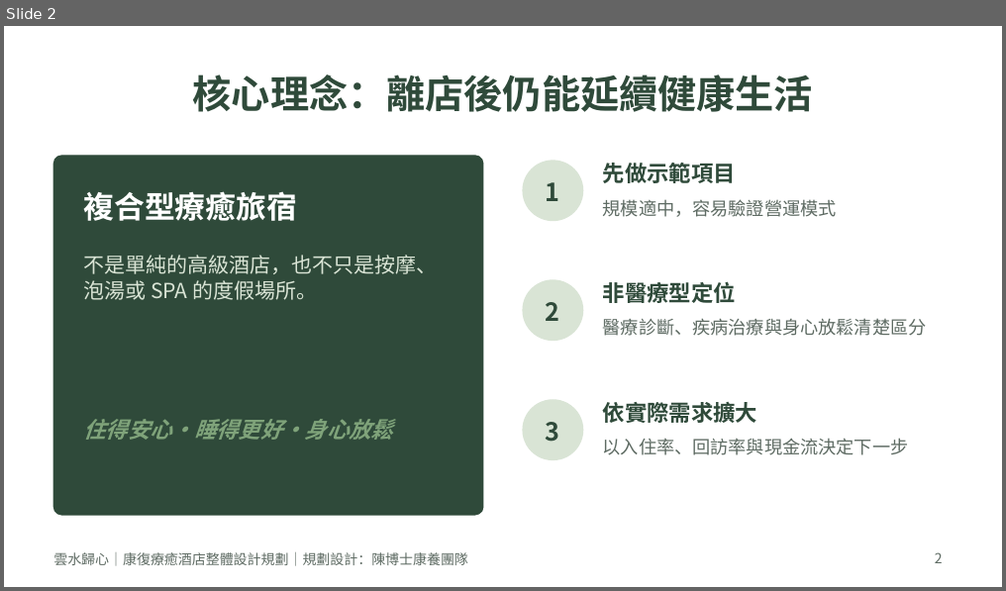
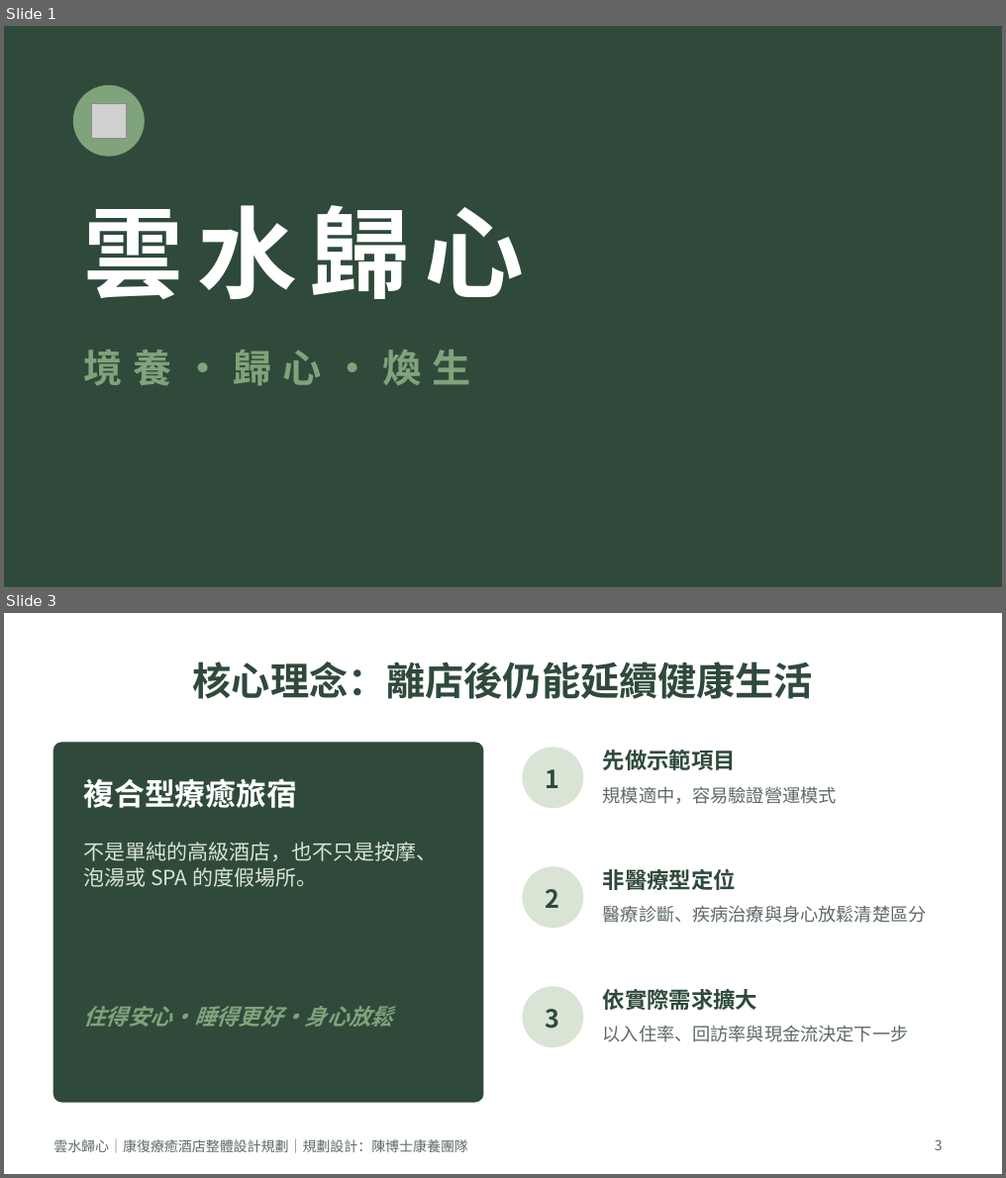
Before and after one commit to yes039/yes039, a slide deck: 雲水歸心_康復療癒酒店整體設計規劃.pptx. Shown one above the other, each under a label of ours: slide 2 before the commit, slides 1 and 3 after it; the slides between them are not shown. The pictures are 1006x591 and 1006x1178 pixels, drawn with LibreOffice and Linux fonts; fonts in the diff are those of the drawing; grey boxes stand for pictures. Boxes give left, top, right and bottom in pixels: in the first picture for what was removed or moved away, otherwise in the second. Text is boxed around its words. In the diff, an @@ line names an element or a change of style, - is before the commit and + after.

```diff
--- a/雲水歸心_康復療癒酒店整體設計規劃.pptx
+++ b/雲水歸心_康復療癒酒店整體設計規劃.pptx
@@ slide 1 added at (4, 26, 1002, 587), background #2F4A3A @@
@@ ellipse added at (74, 85, 144, 156), fill #7FA37A, outline #7FA37A 1 pt @@
@@ picture added at (92, 104, 127, 139) @@
@@ title added at (83, 205, 524, 299), 72 pt, text #FFFFFF, bold @@
+雲水歸心
@@ text added at (83, 349, 470, 386), 28 pt, text #7FA37A, bold @@
+境養・歸心・煥生
@@ what was slide 2 is now slide 3 @@
@@ page number at (935, 1140, 943, 1151): text changed @@
-2
+3
```
Also in this commit, not shown: 1 slide changed, 1 other file.
